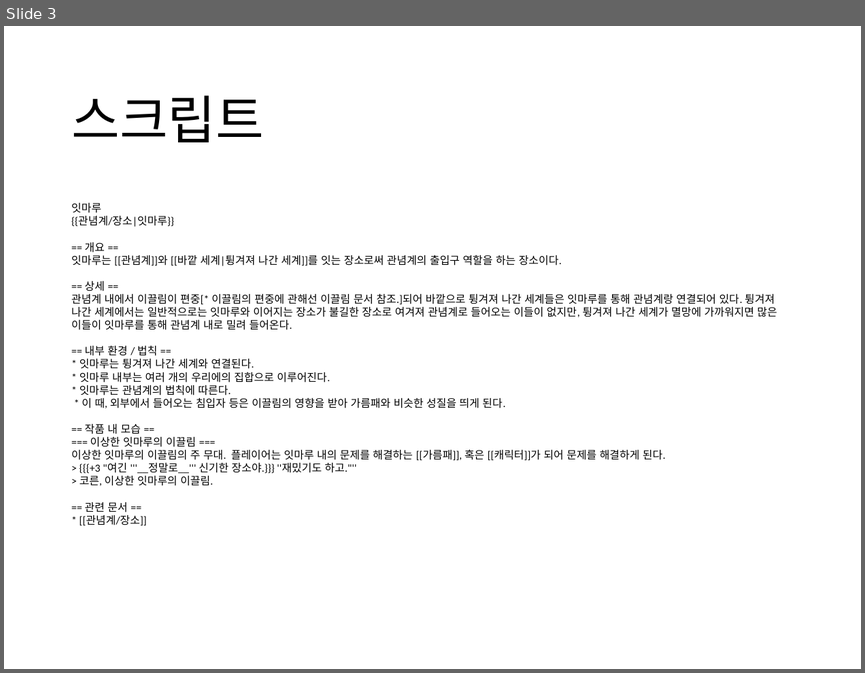
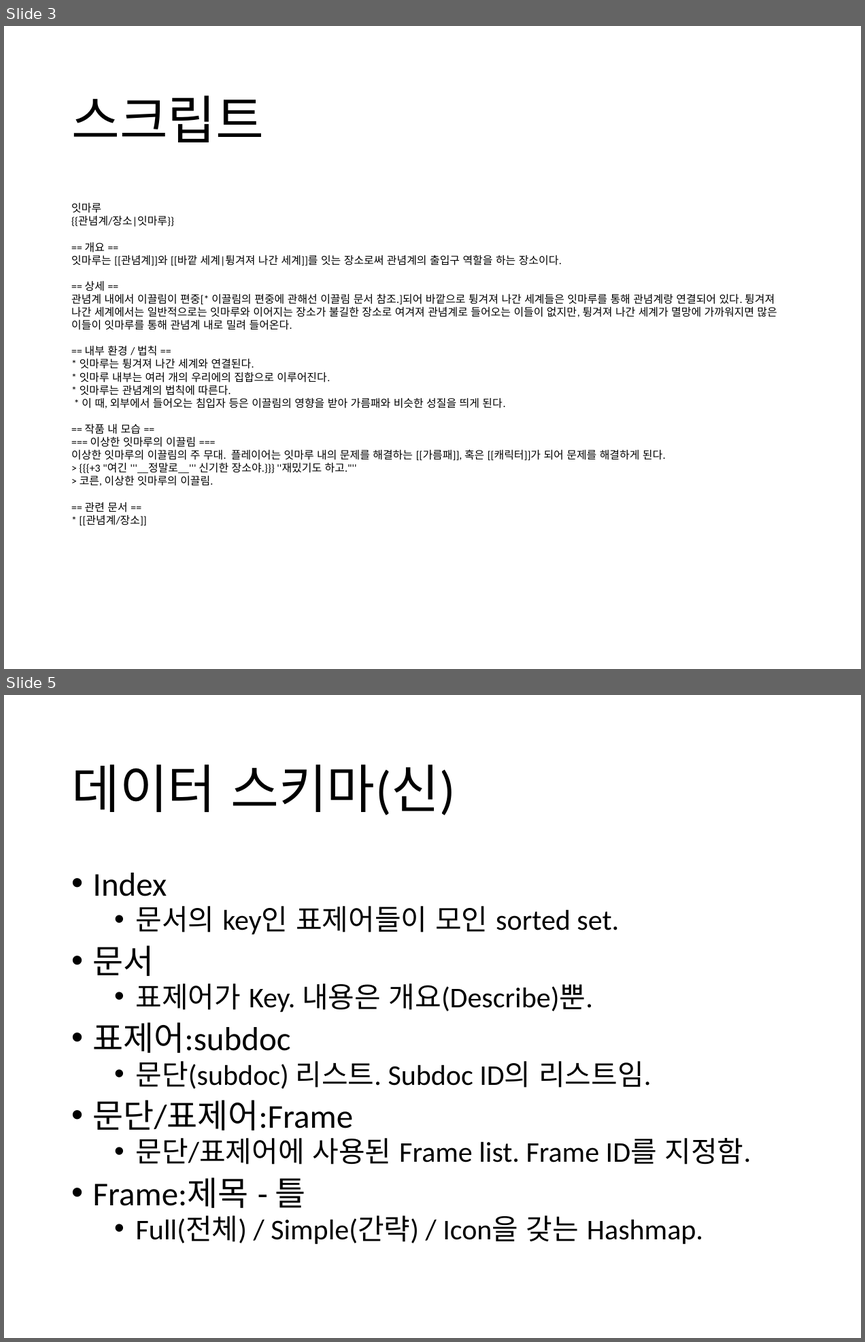
Before and after one commit to PrimaryC/IklimProject, a slide deck: NurieBoard/누리에읶키.pptx. Shown one above the other, each under a label of ours: slide 3 before the commit, slides 3 and 5 after it; the slides between them are not shown. The pictures are 865x673 and 865x1342 pixels, drawn with LibreOffice and Linux fonts; fonts in the diff are those of the drawing. Boxes give left, top, right and bottom in pixels: in the first picture for what was removed or moved away, otherwise in the second. Text is boxed around its words. In the diff, an @@ line names an element or a change of style, - is before the commit and + after.

```diff
--- a/NurieBoard/누리에읶키.pptx
+++ b/NurieBoard/누리에읶키.pptx
@@ slide 5 added at [4, 695, 861, 1338], background #FFFFFF @@
@@ title added at [71, 764, 456, 815], 44 pt, text #000000 @@
+데이터 스키마(신)
@@ text added at [93, 872, 751, 1244], 24 pt, text #000000 @@
+• Index
+  • 문서의 key인 표제어들이 모인 sorted set.
+• 문서
+  • 표제어가 Key. 내용은 개요(Describe)뿐.
+• 표제어:subdoc
+  • 문단(subdoc) 리스트. Subdoc ID의 리스트임.
+• 문단/표제어:Frame
+  • 문단/표제어에 사용된 Frame list. Frame ID를 지정함.
+• Frame:제목 - 틀
+  • Full(전체) / Simple(간략) / Icon을 갖는 Hashmap.
```
Also in this commit, not shown: 1 slide changed, 1 other slide added, 5 other files.
